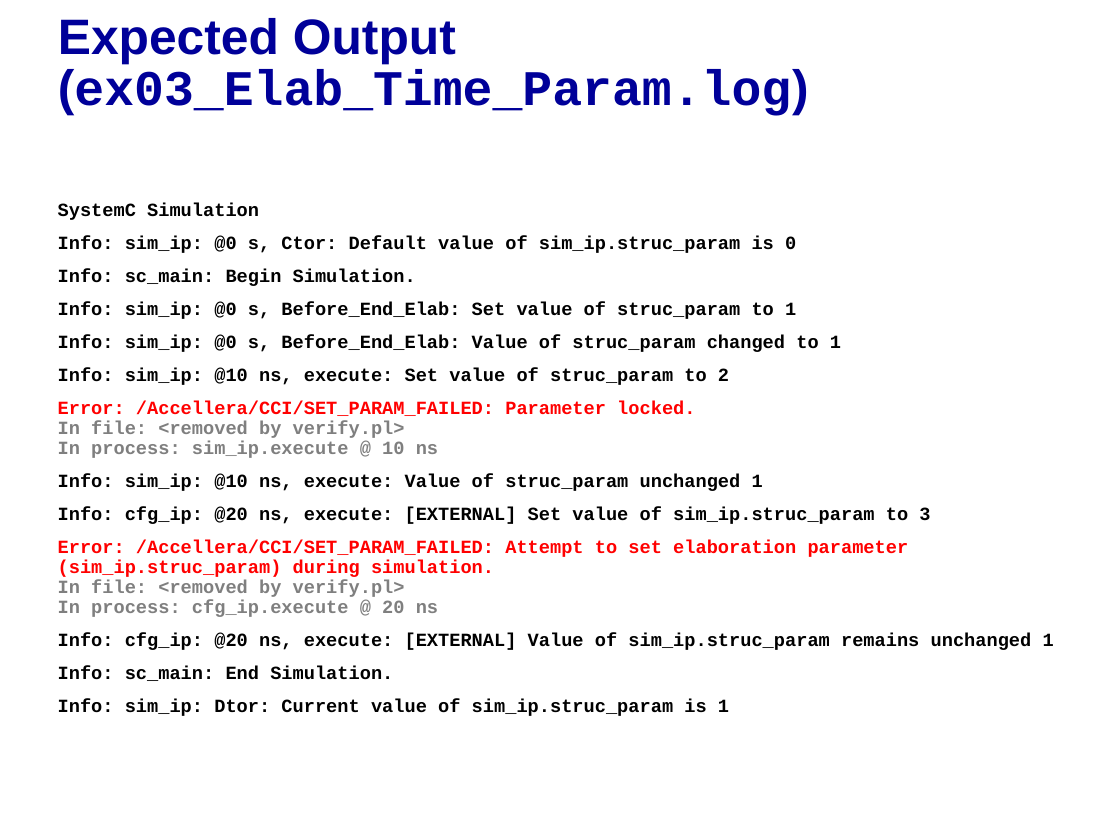
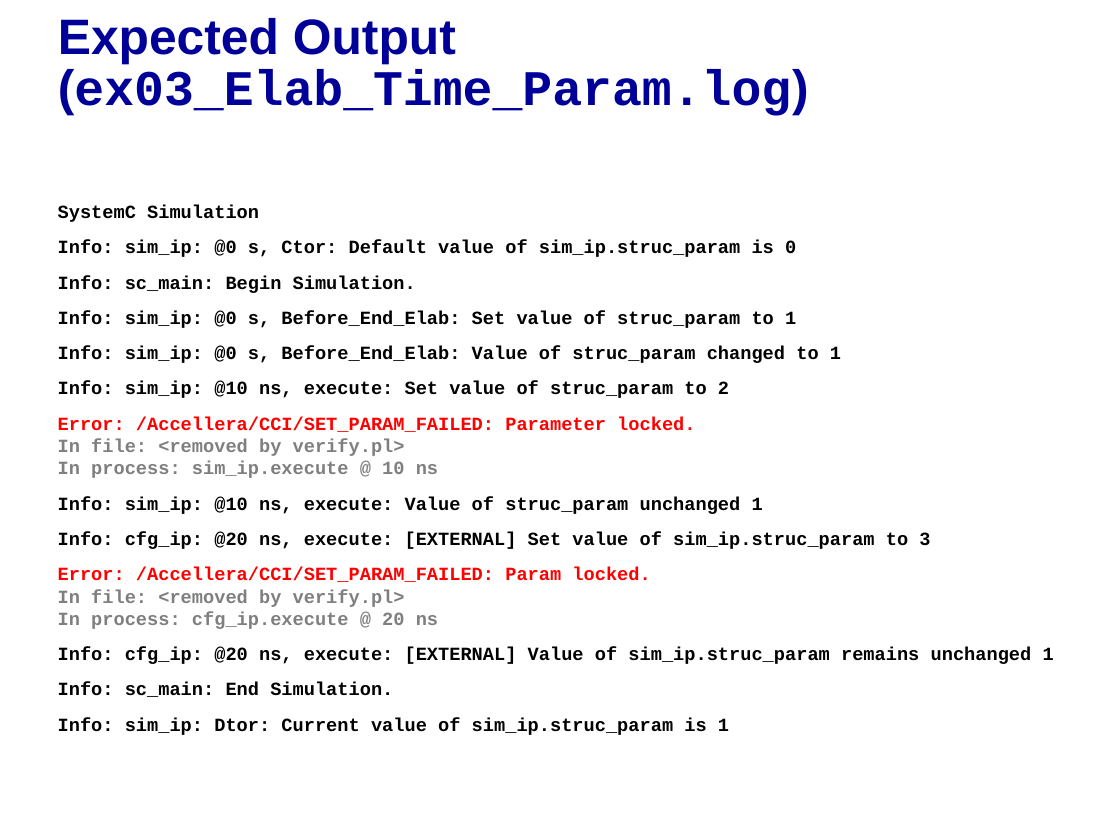
Before and after one commit to accellera-official/cci, a slide deck: slide 4 of examples/ex03_Elab_Time_Param/docs/ex03_Elab_Time_Param.ppt. Drawn at 1120x840 pixels with LibreOffice and Linux fonts; fonts in the diff are those of the drawing; background and template pictures are left out. Boxes give left, top, right and bottom in pixels: in the first picture for what was removed or moved away, otherwise in the second. Text is boxed around its words. In the diff, an @@ line names an element or a change of style, - is before the commit and + after.

```diff
--- a/examples/ex03_Elab_Time_Param/docs/ex03_Elab_Time_Param.ppt
+++ b/examples/ex03_Elab_Time_Param/docs/ex03_Elab_Time_Param.ppt
@@ text at [58, 205, 1054, 735]: line spacing 0.9 to 1 @@
@@ text at [58, 567, 650, 629]: text changed; text colour #FF0000 to #7F7F7F @@
-Error: /Accellera/CCI/SET_PARAM_FAILED: Attempt to set elaboration parameter (sim_ip.struc_param) during simulation.
-In file: <removed by verify.pl>
-In process: cfg_ip.execute @ 20 ns
+Error: /Accellera/CCI/SET_PARAM_FAILED: Param locked.
+In file: <removed by verify.pl>
+In process: cfg_ip.execute @ 20 ns
```
Also in this commit, not shown: 1 other slide changed, 1 other file.
